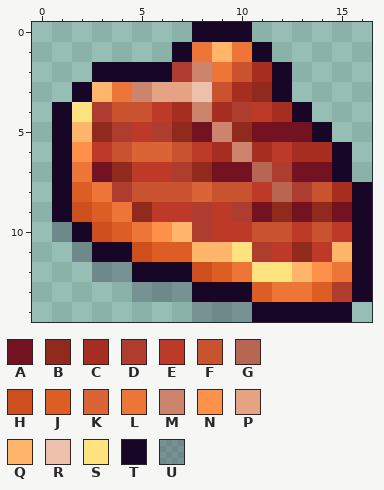
Pixel-art sprite: source/core/assets/images/animals/beef.png. The picture above was drawn from the file before the commit.
The file is 17x15 pixels. Colours within 5 levels of each other are drawn and written as one.
Palette (. is transparent): A #731221  B #902a1c  C #a52e20  D #ae3c2f  E #be3a28  F #c9532e  G #b76651  H #ce4f1e  J #dd5e25  K #db6437  L #ed7537  M #cc846c  N #ff914b  P #e6a383  Q #ffb66b  R #edc0ab  S #ffe37f  T #170625  U #1c103040
Pixels before, first column x 1:
 0 .......TTT......
 1 ......TLQLT.....
 2 ..TTTTDMLFCT....
 3 .TQLMPPRFCBT....
 4 TSDFFECMCDECT...
 5 TQBDEDBAMBAAAT..
 6 TNEFKKFECMCECCT.
 7 TLABEEDBAAGDAAT.
 8 TJLDFFFKFFEGDFCT
 9 THJLBEEDEDABABAT
10 UTHJLNQDEEFFEFET
11 .UTTHJJQQSDEBEQT
12 ..UUTTTHJLSSQNLT
13 ....UUUTTTJLLJDT
14 .......UUUTTTTT.
The result:
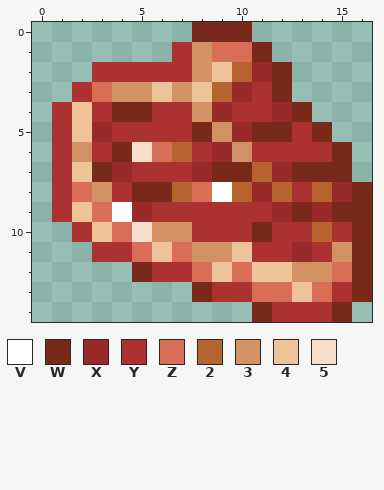
Colours new in this view: V #ffffff  W #792919  X #982a2a  Y #ac3232  Z #d96e57  2 #b86430  3 #d29264  4 #eec39a  5 #f6e0cb
Diff:
Changed rows in their new state; - is an unchanged pixel.
first column x 1:
 0 -------WWW------
 1 ------Y3ZZW-----
 2 --YYYYY342XW----
 3 -YZ334342XYW----
 4 Y4YWWYY3XYYXW---
 5 Y4XYYYYW3XWWYW--
 6 Y3YW5Z2YX3YYYYW-
 7 Y4WXYYYXWW2XWWW-
 8 YZ3YWW2ZV2X2Y2XW
 9 Y4ZVXYYYYYYXWXWW
10 .Y4Z533YYYWYY2YW
11 -.YYZ4Z334YYXY3W
12 --..WYYZ4Z4433ZW
13 ----...WYYZZ4ZYW
14 -------...WYYYW-
Pixel boxes of the changes (left, top, right, bottom) in both pictures:
changed: (52, 22, 372, 322)
